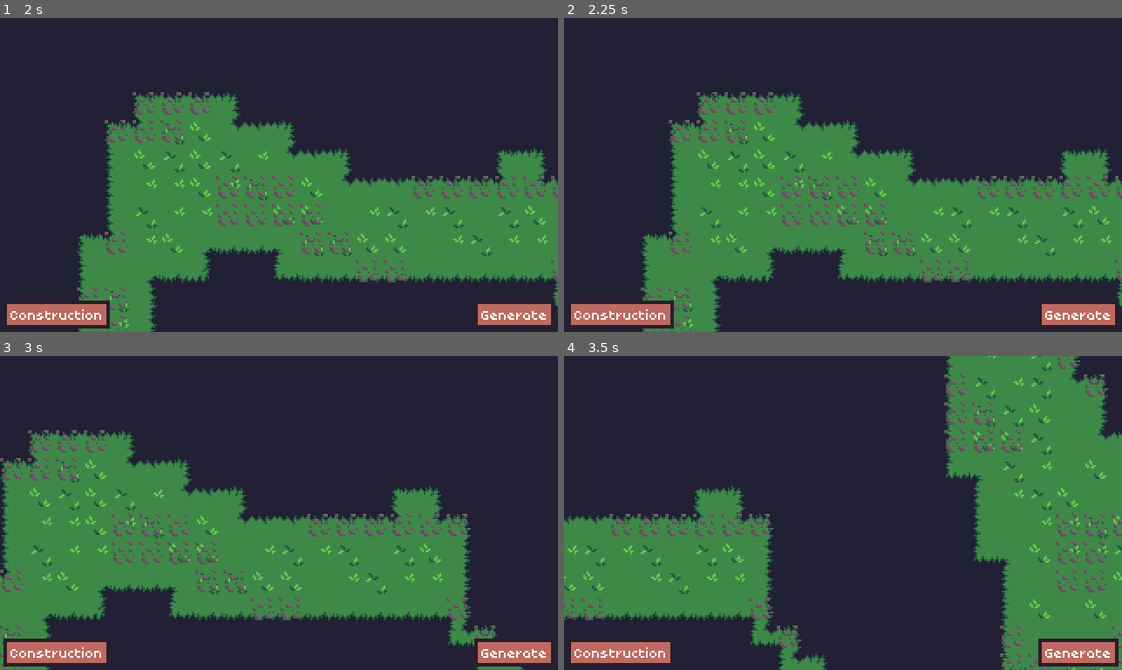
Above: before the commit, frames 1-4 (two rows, left to right).
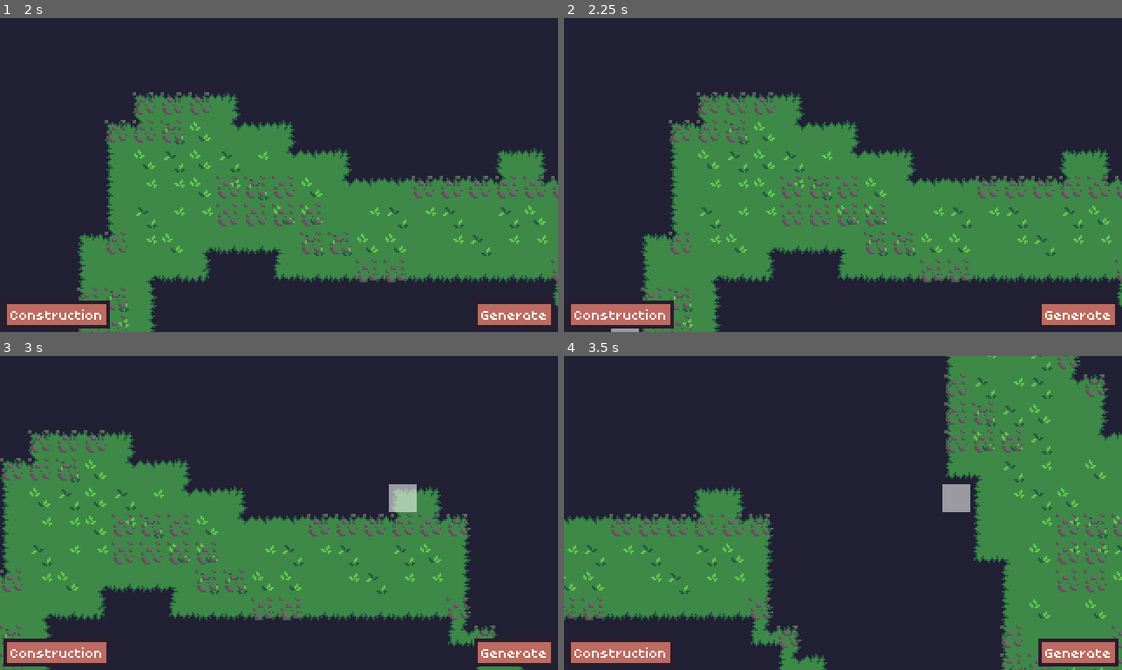
Above: after the commit, the same moments.

Repository: Byteron/floating-islands
Game: Godot game, scene res://source/menu/TitleScreen.tscn
The game is run twice, just before and just after one commit, with the same random seed, the same clock (stepped at 60 frames per second) and the same inputs.
Inputs (mouse positions are in pixels of both pictures, inside the frame that each line leads up to):
- Up to frame 1 (2 s): click "New Game" at 0.5 s; click "Generate" at 1.25 s
- Up to frame 2 (2.25 s): click "Construction" at 2 s
- Up to frame 3 (3 s): tap Enter at 2.75 s; move the mouse to (401, 497) at 2.77 s; press the mouse at (401, 497) at 2.78 s; hold Right (ui_right) from 2.78 s (still down)
- Up to frame 4 (3.5 s): keep holding Right (ui_right)

Frame 1 is identical in both runs. In frame 2, less than 0.1% of the frame differs, in the area x 8-14%, y 98-100%; in frame 3, 0.4%, in the area x 69-75%, y 40-50%; in frame 4, 0.4%.

Commit message:
fixed tile selector position

Diff:
--- a/source/game/interface/TileSelector.gd
+++ b/source/game/interface/TileSelector.gd
@@ -22,4 +22,4 @@
 	accept_event()
 
 func _process(delta: float) -> void:
-	rect_global_position = map.world_to_world(rect_global_position)
+	rect_global_position = map.world_to_world(get_global_mouse_position())
